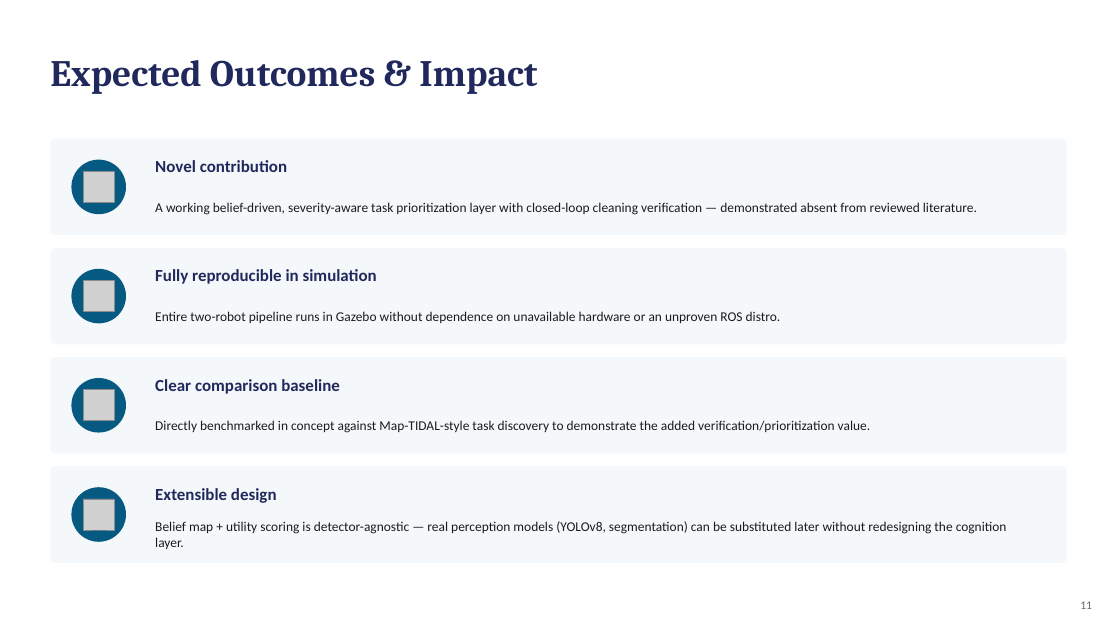
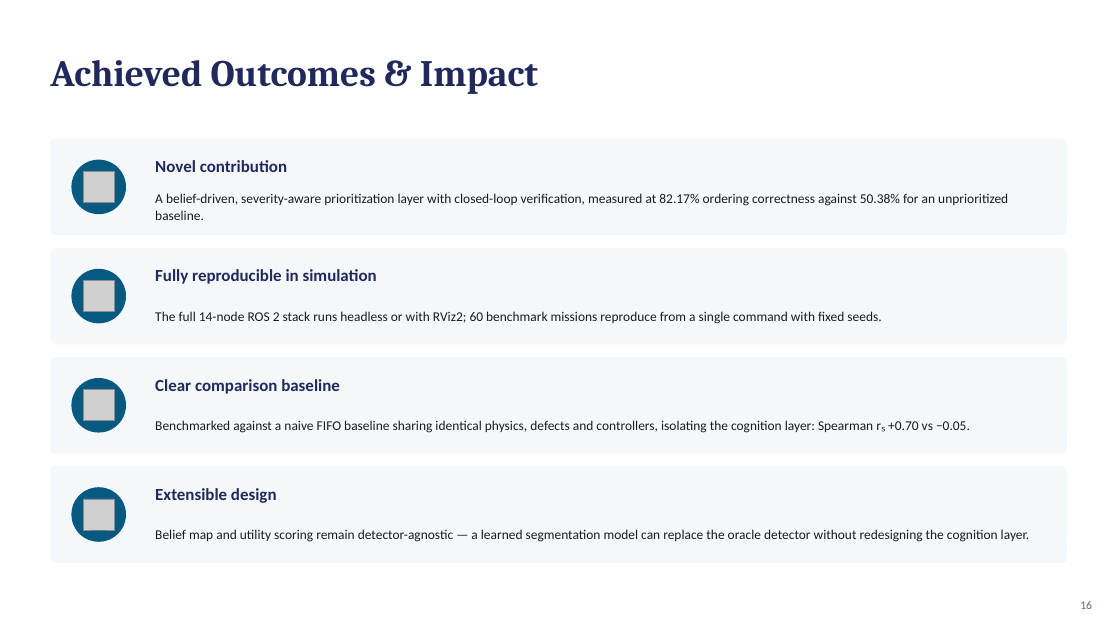
Before and after one commit to Pritish3110/HullSentinal, a slide deck: slide 16 of docs/Hull_Cleaning_Cognitive_Project.pptx (slide 11 before the commit). Drawn at 1120x630 pixels with LibreOffice and Linux fonts; fonts in the diff are those of the drawing; grey boxes stand for pictures. Boxes give left, top, right and bottom in pixels: in the first picture for what was removed or moved away, otherwise in the second. Text is boxed around its words. In the diff, an @@ line names an element or a change of style, - is before the commit and + after.

```diff
--- a/docs/Hull_Cleaning_Cognitive_Project.pptx
+++ b/docs/Hull_Cleaning_Cognitive_Project.pptx
@@ text at (x1=50, y1=60, x2=538, y2=94): text changed @@
-Expected Outcomes & Impact
+Achieved Outcomes & Impact
@@ text at (x1=155, y1=193, x2=1008, y2=220): text changed @@
-A working belief-driven, severity-aware task prioritization layer with closed-loop cleaning verification — demonstrated absent from reviewed literature.
+A belief-driven, severity-aware prioritization layer with closed-loop verification, measured at 82.17% ordering correctness against 50.38% for an unprioritized baseline.
@@ text at (x1=155, y1=311, x2=881, y2=324): text changed @@
-Entire two-robot pipeline runs in Gazebo without dependence on unavailable hardware or an unproven ROS distro.
+The full 14-node ROS 2 stack runs headless or with RViz2; 60 benchmark missions reproduce from a single command with fixed seeds.
@@ text at (x1=155, y1=420, x2=970, y2=433): text changed @@
-Directly benchmarked in concept against Map-TIDAL-style task discovery to demonstrate the added verification/prioritization value.
+Benchmarked against a naive FIFO baseline sharing identical physics, defects and controllers, isolating the cognition layer: Spearman rₛ +0.70 vs −0.05.
@@ text at (x1=155, y1=529, x2=1030, y2=542): text changed @@
-Belief map + utility scoring is detector-agnostic — real perception models (YOLOv8, segmentation) can be substituted later without redesigning the cognition layer.
+Belief map and utility scoring remain detector-agnostic — a learned segmentation model can replace the oracle detector without redesigning the cognition layer.
@@ text at (x1=1080, y1=601, x2=1092, y2=609): text changed @@
-11
+16
```
Also in this commit, not shown: 8 other slides changed, 7 slides added, 12 other files.
